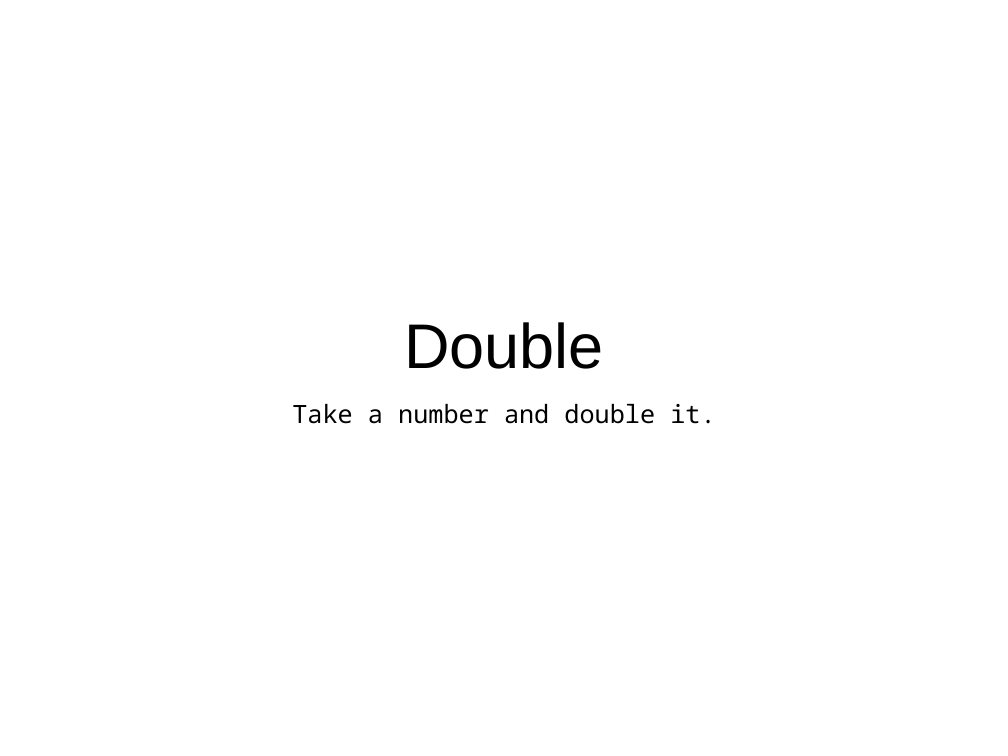
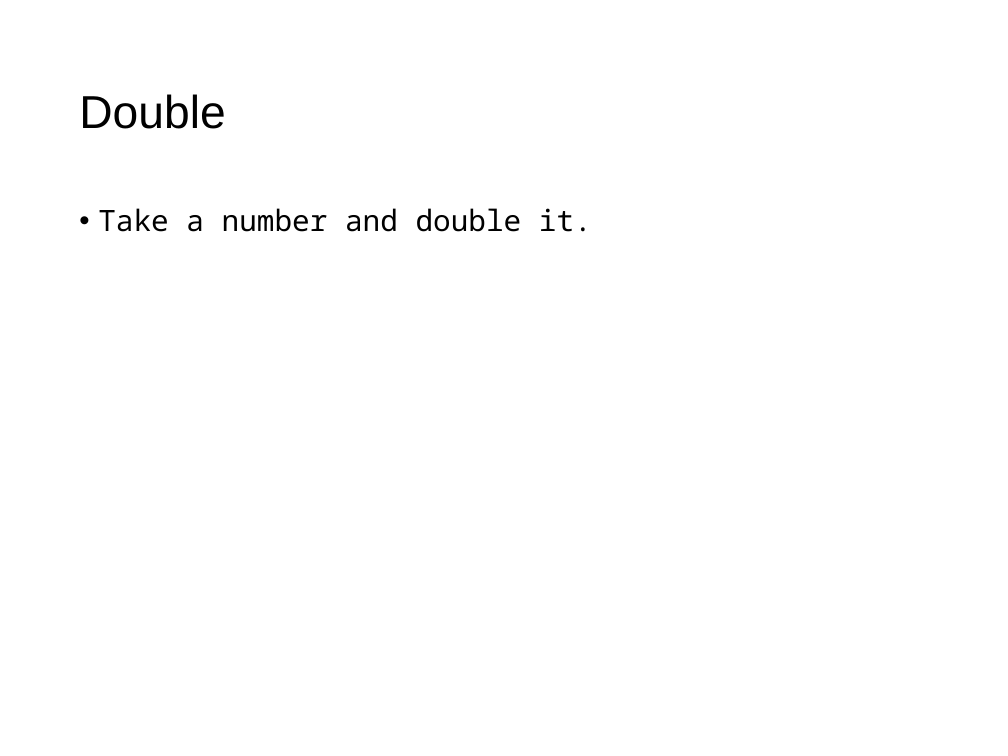
Before and after one commit to taps3/bootstrapcsp, a slide deck: slide 7 of bootstrapcsp_slidedeck.pptx (slide 5 before the commit). Drawn at 1008x756 pixels with LibreOffice and Linux fonts; fonts in the diff are those of the drawing. Boxes give left, top, right and bottom in pixels: in the first picture for what was removed or moved away, otherwise in the second. Text is boxed around its words. In the diff, an @@ line names an element or a change of style, - is before the commit and + after.

```diff
--- a/bootstrapcsp_slidedeck.pptx
+++ b/bootstrapcsp_slidedeck.pptx
@@ title "Double" moved from (x1=404, y1=322, x2=604, y2=369) to (x1=79, y1=94, x2=225, y2=129) @@
@@ title "Double" at (x1=79, y1=94, x2=225, y2=129): size 45 to 33 pt; alignment centre to left; vertical alignment bottom to middle @@
@@ text "Take a number and double ..." moved from (x1=292, y1=404, x2=715, y2=424) to (x1=98, y1=208, x2=592, y2=232) @@
@@ text "Take a number and double ..." at (x1=98, y1=208, x2=592, y2=232): size 18 to 21 pt; alignment centre to left; bullet none to • @@
```
Also in this commit, not shown: 148 other slides changed, 1 slide added, 2 slides removed, 15 other files.
